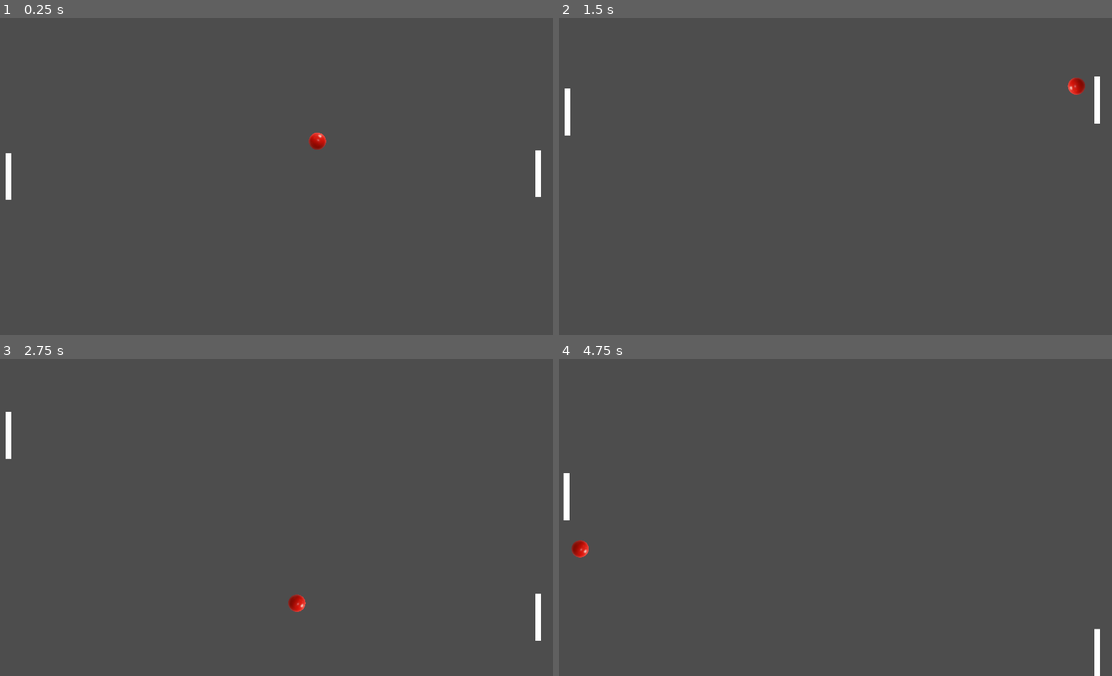
Above: before the commit, frames 1-4 (two rows, left to right).
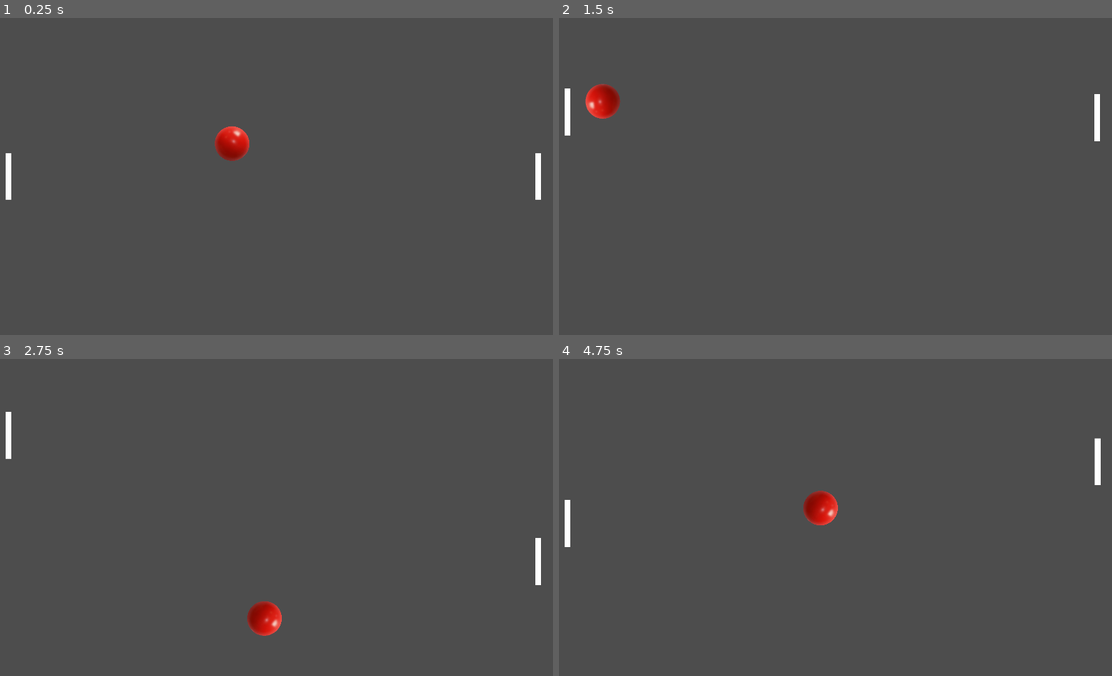
Above: after the commit, the same moments.

Repository: jsurrea/Pong
Game: Godot game, scene res://level.tscn
Two runs of this game, one before a commit and one after it. Both use one fixed random seed, a clock stepped at 60 frames per second and the inputs below.
Inputs:
- Up to frame 1 (0.25 s): no input
- Up to frame 2 (1.5 s): hold Up (ui_up) 0.53-1.28 s; hold Down (ui_down) from 1.28 s (still down)
- Up to frame 3 (2.75 s): release Down (ui_down) at 2.03 s; hold Up (ui_up) from 2.03 s (still down)
- Up to frame 4 (4.75 s): release Up (ui_up) at 3.53 s; hold Down (ui_down) from 3.53 s (still down)

The runs differ from the first frame. In frame 1, 0.7% of the frame differs, in the area x 38-98%, y 34-58%; in frame 2, 0.8%; in frame 3, 1.0%; in frame 4, 1.2%, in the area x 0-98%, y 24-100%.

Commit message:
level restart

Diff:
--- a/ball.gd
+++ b/ball.gd
@@ -7,6 +7,9 @@
 
 func _ready():
 	randomize()
+	reset_ball()
+
+func reset_ball():
 	speed = 600
 	direction.x = [-1, 1][randi() % 2]
 	direction.y = [-0.8, 0.8][randi() % 2]
--- a/ball.tscn
+++ b/ball.tscn
@@ -7,6 +7,7 @@
 radius = 299.68
 
 [node name="Ball" type="CharacterBody2D"]
+scale = Vector2(0.3, 0.3)
 script = ExtResource("1_q6hwp")
 
 [node name="Sprite2D" type="Sprite2D" parent="."]
--- /dev/null
+++ b/level.gd
@@ -0,0 +1,15 @@
+extends Node2D
+
+func _restart_game():
+	$Ball.is_moving = false
+	$Ball.direction = Vector2.ZERO
+	$Ball.position = Vector2(960,540)
+	$Ball.reset_ball()
+
+
+func _on_player_goal_body_entered(body):
+	_restart_game()
+
+
+func _on_opponent_goal_body_entered(body):
+	_restart_game()
--- a/level.tscn
+++ b/level.tscn
@@ -1,6 +1,7 @@
-[gd_scene load_steps=6 format=3 uid="uid://cgcyipj81ujax"]
+[gd_scene load_steps=7 format=3 uid="uid://cgcyipj81ujax"]
 
 [ext_resource type="PackedScene" uid="uid://bgr6jlv7obh01" path="res://player.tscn" id="1_67w5i"]
+[ext_resource type="Script" path="res://level.gd" id="1_ivsxp"]
 [ext_resource type="Script" path="res://opponent.gd" id="2_7yya7"]
 [ext_resource type="PackedScene" uid="uid://dvxjlt1co0ump" path="res://ball.tscn" id="2_imtn3"]
 
@@ -11,6 +12,7 @@
 size = Vector2(100, 1080)
 
 [node name="Level" type="Node2D"]
+script = ExtResource("1_ivsxp")
 
 [node name="TopWall" type="StaticBody2D" parent="."]
 
@@ -45,4 +47,7 @@
 
 [node name="Ball" parent="." instance=ExtResource("2_imtn3")]
 position = Vector2(960, 540)
-scale = Vector2(0.1, 0.1)
+scale = Vector2(0.2, 0.2)
+
+[connection signal="body_entered" from="PlayerGoal" to="." method="_on_player_goal_body_entered"]
+[connection signal="body_entered" from="OpponentGoal" to="." method="_on_opponent_goal_body_entered"]
